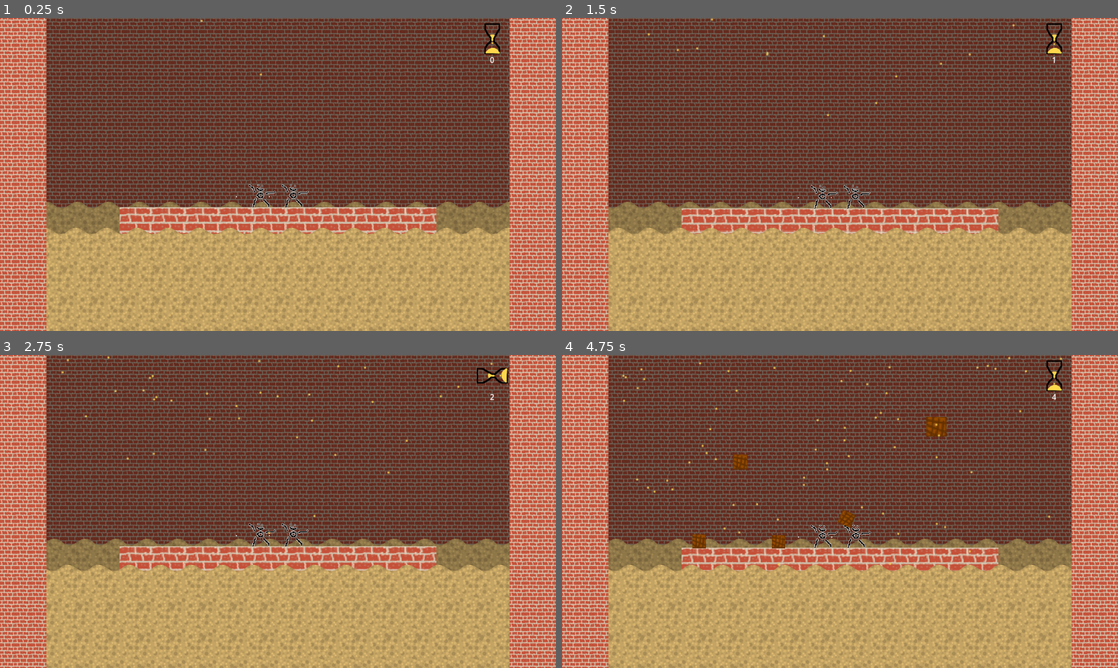
Above: before the commit, frames 1-4 (two rows, left to right).
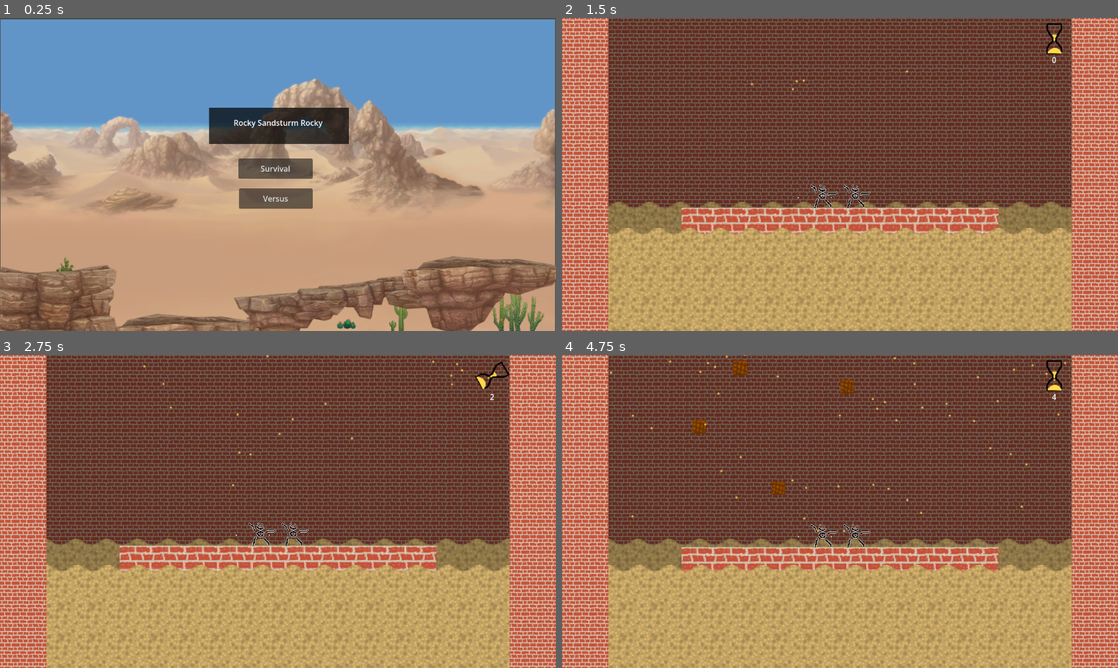
Above: after the commit, the same moments.

Repository: atomazu/quicksand
Game: Godot game, scene res://scenes/startmenu.tscn
The game is run twice, just before and just after one commit, with the same random seed, the same clock (stepped at 60 frames per second) and the same inputs. Before the commit the project starts from res://scenes/main.tscn.
Inputs (mouse positions are in pixels of both pictures, inside the frame that each line leads up to):
- Up to frame 1 (0.25 s): no input
- Up to frame 2 (1.5 s): click (840, 168) at 0.5 s, where only the run after the commit has a clickable "Survival"; move the mouse to (962, 158) at 1.27 s; tap Mouse wheel up (p1_wheel) at 1.35 s
- Up to frame 3 (2.75 s): move the mouse to (166, 527) at 2.02 s; tap Mouse wheel up (p1_wheel) at 2.1 s
- Up to frame 4 (4.75 s): move the mouse to (895, 442) at 2.77 s; tap Mouse wheel up (p1_wheel) at 2.85, 3.6, 4.35 s; move the mouse to (812, 574) at 3.52 s; move the mouse to (1006, 558) at 4.27 s

The runs differ from the first frame. In frame 1, 93% of the frame differs, in the area x 0-100%, y 0-100%; in frame 2, 9.0%; in frame 3, 9.4%; in frame 4, 10%.

Commit message:
changed start scene

Diff:
--- a/project.godot
+++ b/project.godot
@@ -11,7 +11,7 @@
 [application]
 
 config/name="quicksand"
-run/main_scene="uid://cts2ddx20a6rp"
+run/main_scene="uid://ca8rew2tw8kkf"
 config/features=PackedStringArray("4.7", "GL Compatibility")
 config/icon="res://icon.svg"
 
